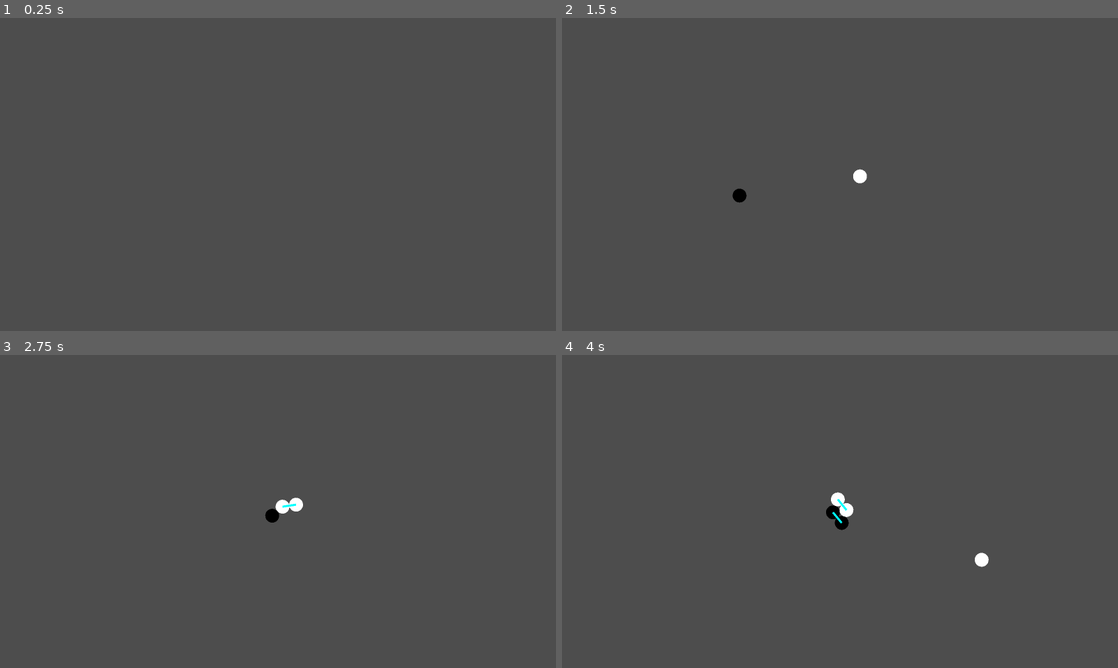
Above: before the commit, frames 1-4 (two rows, left to right).
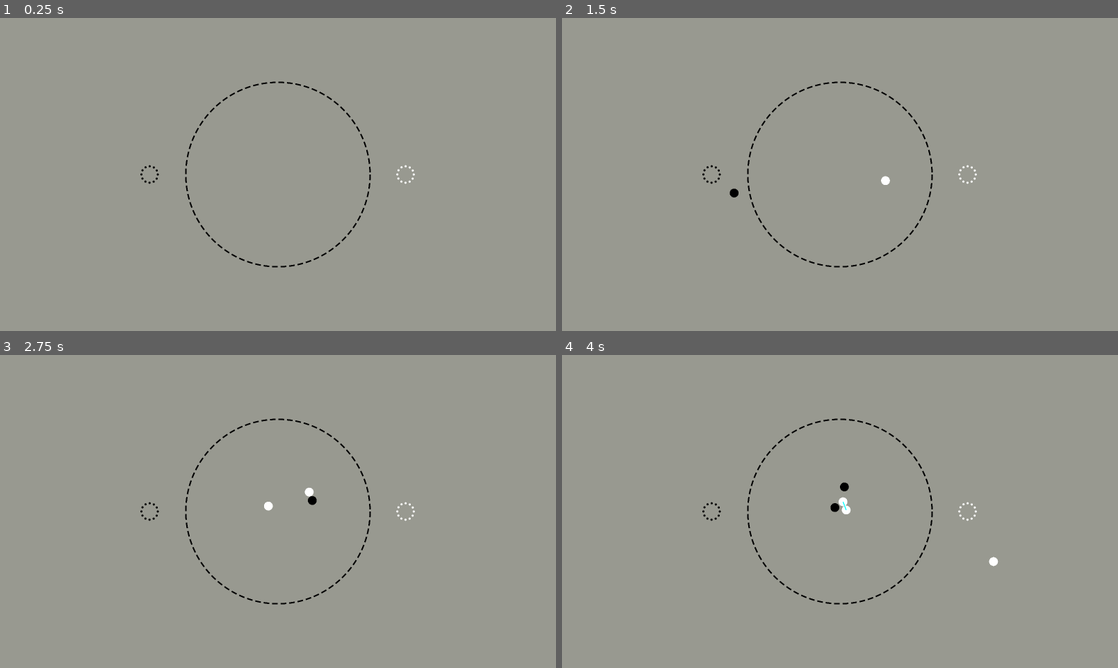
Above: after the commit, the same moments.

Repository: aeriab/Orbital_Go
Game: Godot game, scene res://game.tscn
Two runs of this game, one before a commit and one after it. Both use one fixed random seed, a clock stepped at 60 frames per second and the inputs below.
Inputs (mouse positions are in pixels of both pictures, inside the frame that each line leads up to):
- Up to frame 1 (0.25 s): no input
- Up to frame 2 (1.5 s): tap Enter at 0.5 s; move the mouse to (962, 158) at 0.52 s; press the mouse at (962, 158) at 0.53 s; move the mouse to (728, 190) at 1.27 s; release the mouse at (728, 190) at 1.28 s; click (728, 190) at 1.35 s
- Up to frame 3 (2.75 s): move the mouse to (333, 442) at 2.02 s; press the mouse at (333, 442) at 2.03 s
- Up to frame 4 (4 s): move the mouse to (812, 574) at 2.77 s; release the mouse at (812, 574) at 2.78 s; click (812, 574) at 2.85 s; move the mouse to (1006, 558) at 3.52 s; press the mouse at (1006, 558) at 3.53 s

The runs differ from the first frame. In frame 1, 100% of the frame differs, in the area x 0-100%, y 0-100%; in frame 2, 100%; in frame 3, 100%; in frame 4, 100%.

Commit message:
background created

Diff:
--- a/ball_piece/ball_piece.tscn
+++ b/ball_piece/ball_piece.tscn
@@ -4,14 +4,15 @@
 [ext_resource type="PackedScene" uid="uid://dmr1dhrxtu8qr" path="res://connecting_visuals/connecting_line_2d.tscn" id="2_6lmgn"]
 
 [sub_resource type="CircleShape2D" id="CircleShape2D_803en"]
+radius = 15.0
 
 [sub_resource type="CircleShape2D" id="CircleShape2D_q1k2p"]
-radius = 10.415996
+radius = 15.804933
 
 [node name="BallPiece" type="RigidBody2D"]
 self_modulate = Color(0.2393471, 0.23934716, 0.23934707, 1)
 gravity_scale = 0.0
-linear_damp = 4.0
+linear_damp = 1.0
 script = ExtResource("1_q1k2p")
 connecting_line = ExtResource("2_6lmgn")
 line_color = Color(0, 1, 1, 1)
@@ -20,10 +21,10 @@
 shape = SubResource("CircleShape2D_803en")
 
 [node name="Polygon2D" type="Polygon2D" parent="."]
+scale = Vector2(1.5, 1.5)
 polygon = PackedVector2Array(10.015625, 0.0234375, 9.6328125, -2.6640625, 8.63281, -5.0437517, 7.045311, -7.060931, 4.9 …(431 unchanged characters)…
 
 [node name="ConnectArea2D" type="Area2D" parent="."]
-visible = false
 
 [node name="ConnectCollisionShape2D" type="CollisionShape2D" parent="ConnectArea2D"]
 shape = SubResource("CircleShape2D_q1k2p")
--- a/game.tscn
+++ b/game.tscn
@@ -1,11 +1,27 @@
-[gd_scene load_steps=3 format=3 uid="uid://b8pt6dxfyal5k"]
+[gd_scene load_steps=4 format=3 uid="uid://b8pt6dxfyal5k"]
 
 [ext_resource type="PackedScene" uid="uid://ca8du4avx1yur" path="res://ball_piece/ball_piece.tscn" id="1_80nbo"]
 [ext_resource type="Script" uid="uid://bxvoflughc76v" path="res://game.gd" id="1_e2o6t"]
+[ext_resource type="Texture2D" uid="uid://cwmtrjt71t2qq" path="res://Orbital_Go_Background.png" id="3_feb5d"]
 
 [node name="Game" type="Node2D"]
 script = ExtResource("1_e2o6t")
 ball_scene = ExtResource("1_80nbo")
 
+[node name="ColorRect" type="ColorRect" parent="."]
+offset_left = -5351.0
+offset_top = -4355.0
+offset_right = 4778.0
+offset_bottom = 5774.0
+color = Color(0.59607846, 0.6, 0.5647059, 1)
+
+[node name="OrbitalGoBackground" type="Sprite2D" parent="."]
+rotation = 1.5707964
+scale = Vector2(0.37, 0.37)
+texture = ExtResource("3_feb5d")
+
 [node name="Camera2D" type="Camera2D" parent="."]
-zoom = Vector2(2, 2)
+zoom = Vector2(0.85, 0.85)
+
+[node name="Node2D" type="Node2D" parent="."]
+position = Vector2(0, 437)
Binary file added: Orbital_Go_Background.png
Not shown, added: Orbital_Go_Background.png.import
